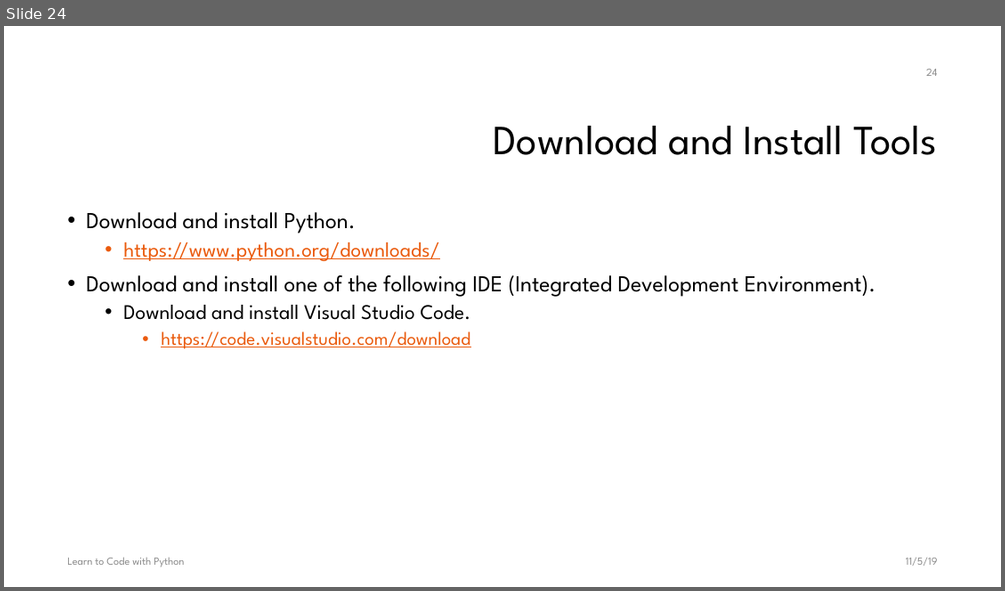
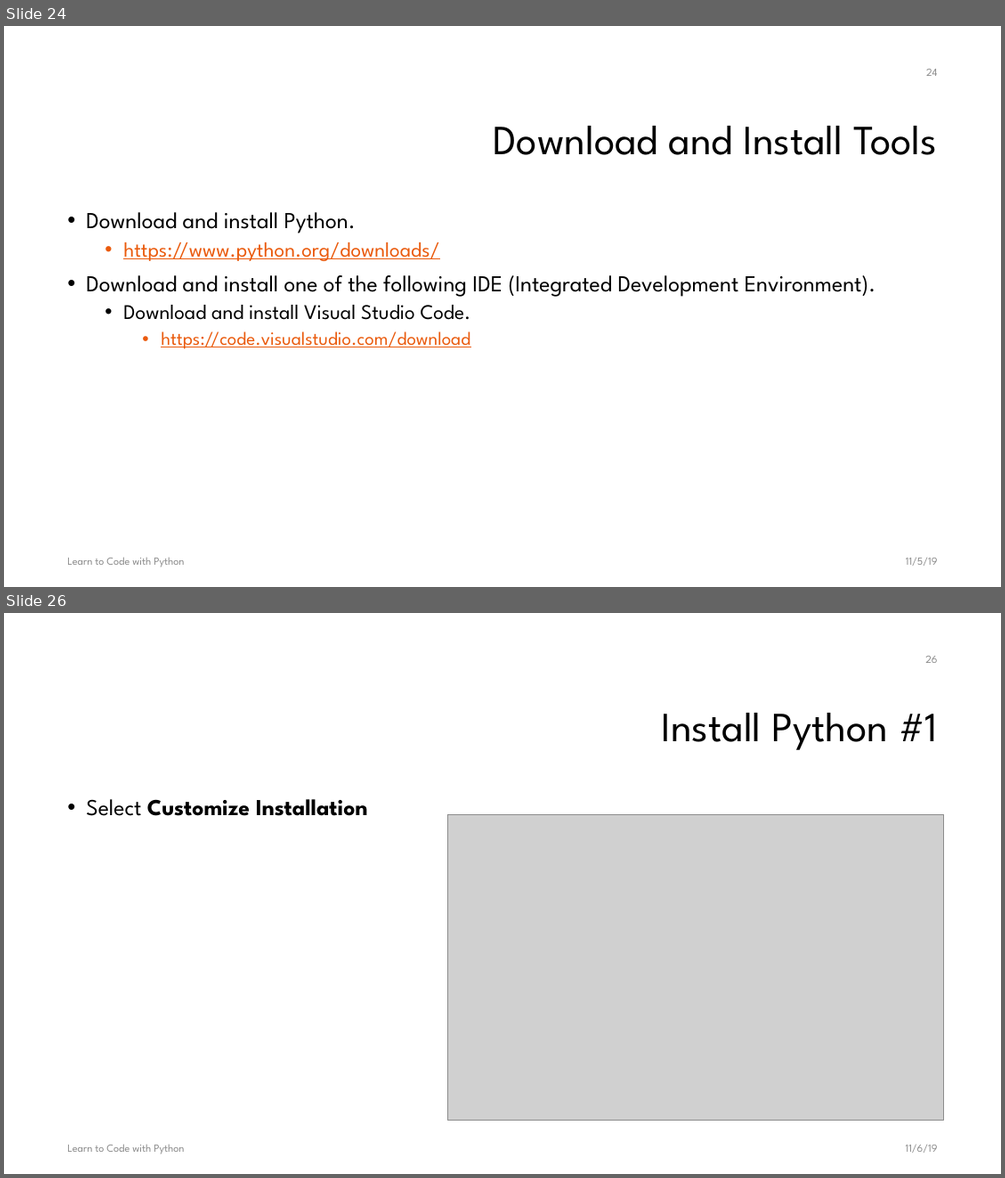
Before and after one commit to chiachang100/LearnToCodeWithPython, a slide deck: docs/LearnToCodeWithPython.pptx. Shown one above the other, each under a label of ours: slide 24 before the commit, slides 24 and 26 after it; the slides between them are not shown. The pictures are 1005x591 and 1005x1178 pixels, drawn with LibreOffice and Linux fonts; fonts in the diff are those of the drawing; grey boxes stand for pictures; background and template pictures are left out. Boxes give left, top, right and bottom in pixels: in the first picture for what was removed or moved away, otherwise in the second. Text is boxed around its words. In the diff, an @@ line names an element or a change of style, - is before the commit and + after.

```diff
--- a/docs/LearnToCodeWithPython.pptx
+++ b/docs/LearnToCodeWithPython.pptx
@@ slide 26 added at box(4, 613, 1001, 1174), background #FFFFFF @@
@@ page number added at box(925, 656, 937, 663), 10.5 pt, text #8C8C8C @@
+26
@@ title added at box(662, 713, 937, 750), 40 pt, text #000000 @@
+Install Python #1
@@ text added at box(86, 799, 368, 816), 22 pt, text #000000, bold @@
+• Select Customize Installation
@@ picture added at box(447, 814, 944, 1119) @@
@@ text added at box(67, 1144, 184, 1154), 10.5 pt, text #8C8C8C @@
+Learn to Code with Python
@@ text added at box(906, 1144, 938, 1152), 10.5 pt, text #8C8C8C @@
+11/6/19
```
Also in this commit, not shown: 9 other slides added, 1 other file.
